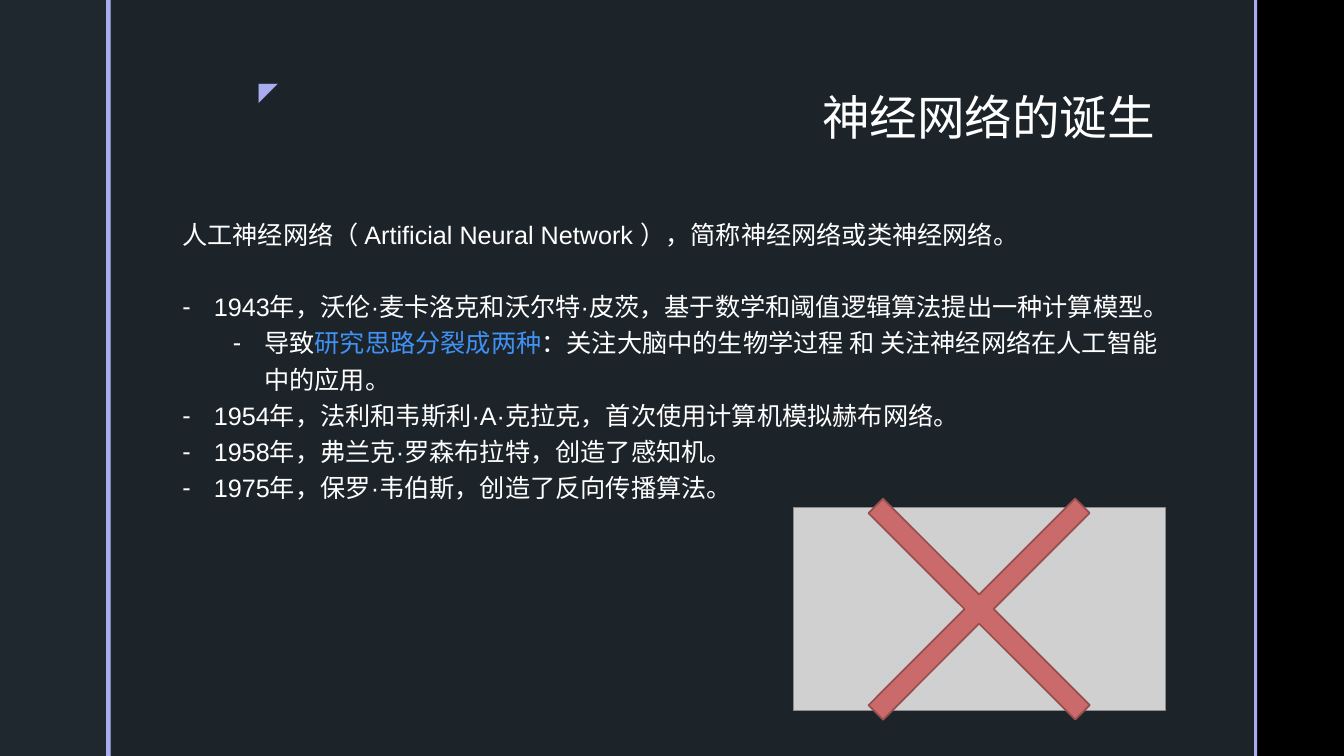
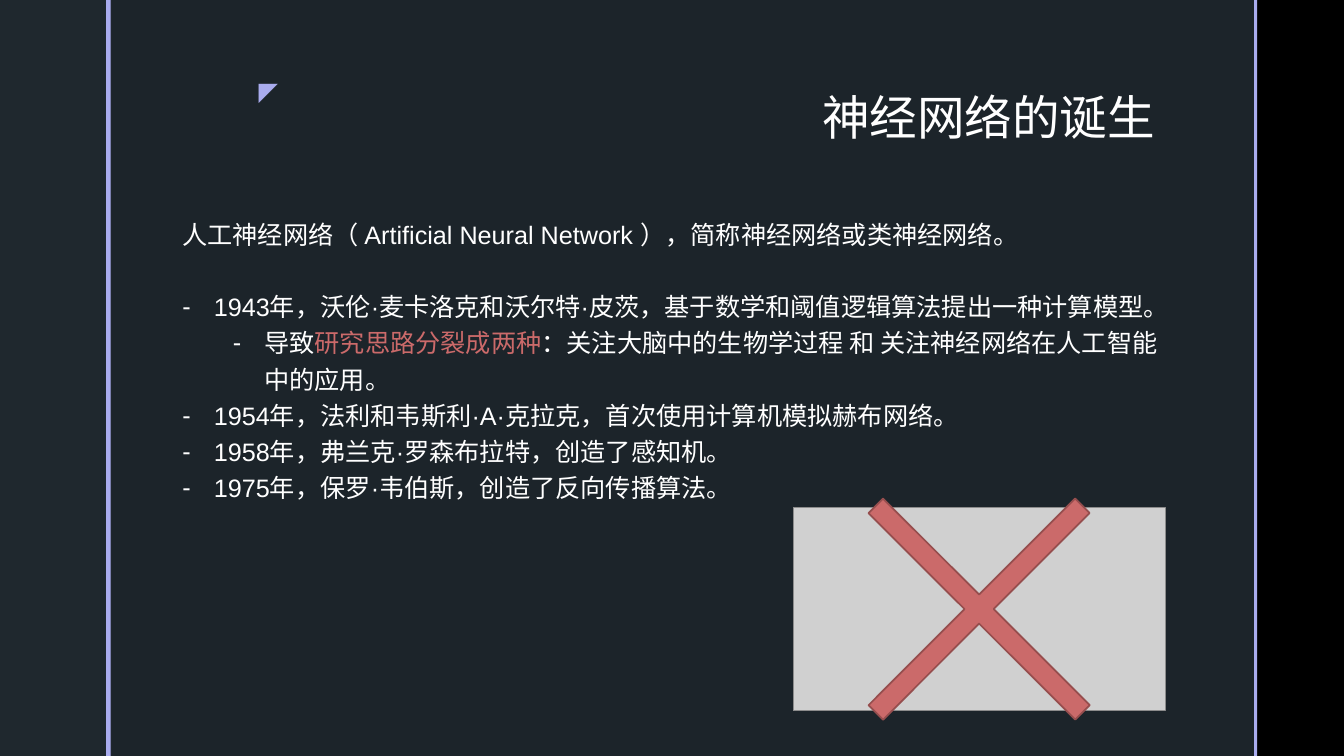
Before and after one commit to SakigamiYang/PyCon, a slide deck: slide 11 of Python-Meetup/20210523/深度学习简介.pptx. Drawn at 1344x756 pixels with LibreOffice and Linux fonts; fonts in the diff are those of the drawing; grey boxes stand for pictures; background and template pictures are left out. Boxes give left, top, right and bottom in pixels: in the first picture for what was removed or moved away, otherwise in the second. Text is boxed around its words. In the diff, an @@ line names an element or a change of style, - is before the commit and + after.

```diff
--- a/Python-Meetup/20210523/深度学习简介.pptx
+++ b/Python-Meetup/20210523/深度学习简介.pptx
@@ text at (264, 330, 1157, 391): text colour #4091F3 to #CB6A6A in "导致研究思路分裂成两种：关注大脑中的生物学过程" @@
```
Also in this commit, not shown: 4 other slides changed, 1 slide added, 5 other files.
